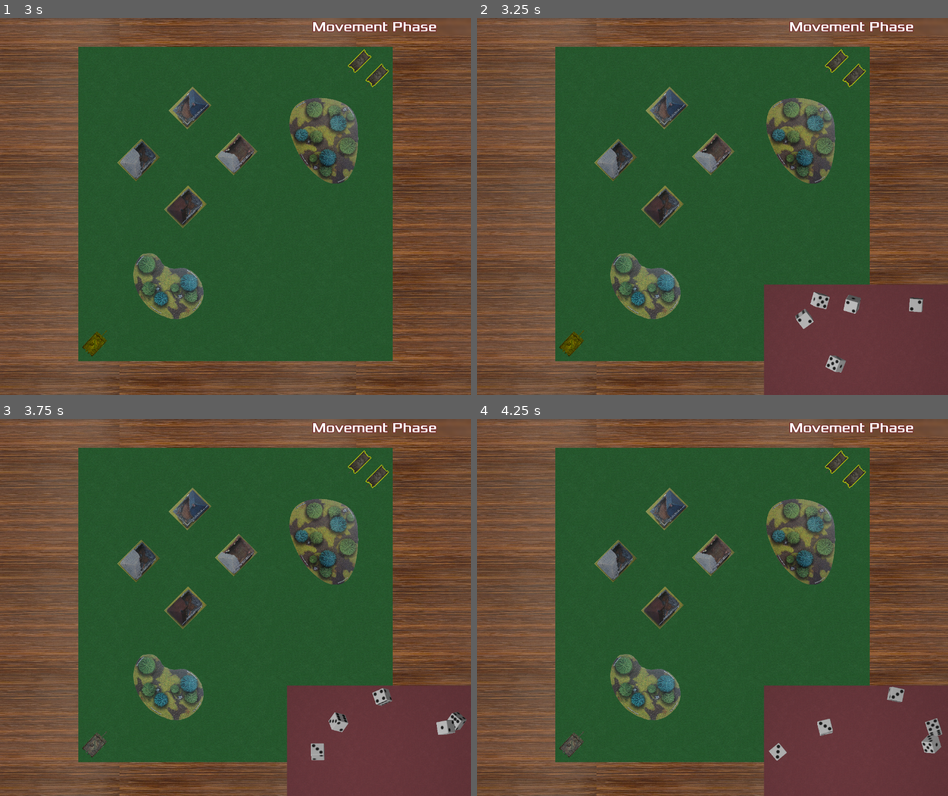
Above: before the commit, frames 1-4 (two rows, left to right).
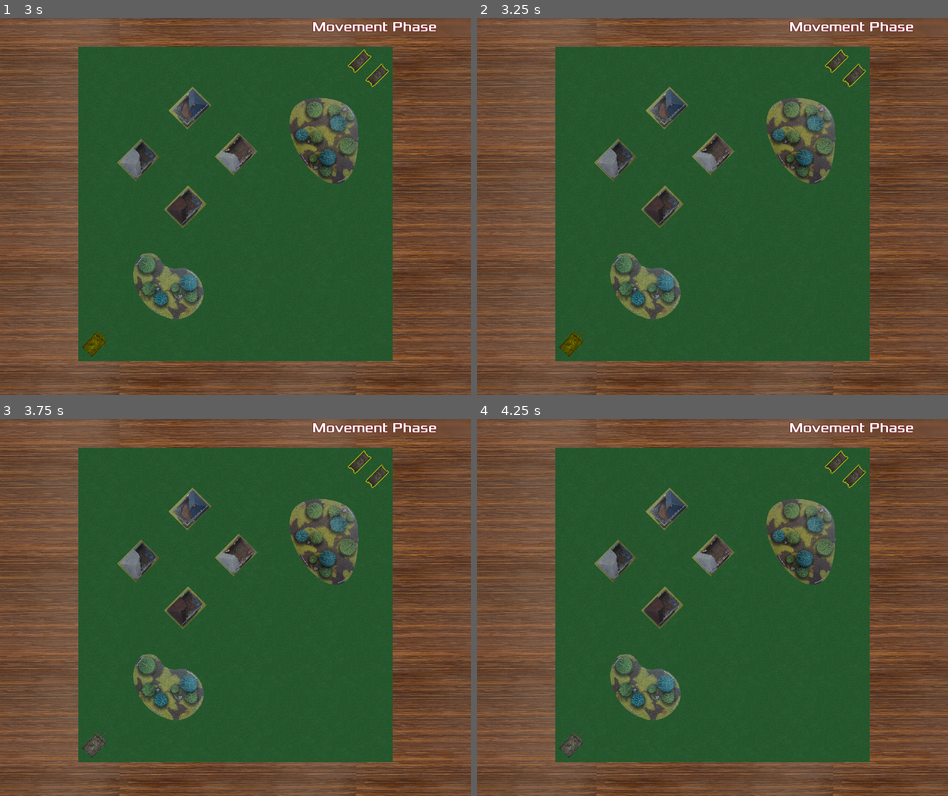
Above: after the commit, the same moments.

Repository: raulh39/Tanks2d
Game: Godot game, scene res://Scenes/Menu.tscn
Same seed, same stepped clock (60 frames per second), same inputs: the game is played once before the commit and once after it.
Inputs (mouse positions are in pixels of both pictures, inside the frame that each line leads up to):
- Up to frame 1 (3 s): click "New Game" at 0.5 s; tap Enter (ui_accept) at 1.25, 2, 2.75 s; drag from (357, 67) to (324, 142) at 1.27 s; drag from (376, 82) to (324, 142) at 2.02 s; move the mouse to (98, 345) at 2.77 s; hold Right (ui_right) from 2.78 s (still down); tap Mouse wheel up (cam_zoom_in) at 2.85 s; click (98, 345) at 2.92 s
- Up to frame 2 (3.25 s): keep holding Right (ui_right); tap R (roll) at 3.05 s
- Up to frame 3 (3.75 s): release Right (ui_right) at 3.5 s; drag from (211, 682) to (136, 562) at 3.52 s
- Up to frame 4 (4.25 s): no input

Frame 1 is identical in both runs. In frame 2, 8.1% of the frame differs, in the area x 60-100%, y 70-100%; in frame 3, 8.1%; in frame 4, 8.2%.

Commit message:
Make big refactoring: signals and logic

Diff:
--- a/Code/GUI.gd
+++ b/Code/GUI.gd
@@ -17,13 +17,15 @@
 		Phases.COMMAND:
 			_phase_label.text = "Command Phase"
 
-func update_shooting_tank_info(shooting_tank: Vehicle) -> void:
+func update_shooter_info(shooting_tank: Vehicle) -> void:
+
 	_container.update_shooting_info(shooting_tank)
 
-func show_info(target_tank: Vehicle)->void:
+func show_target_info(target_tank: Vehicle)->void:
 	_container.update_target_info(target_tank)
 	_container.visible = true
 
-func hide_info():
+# warning-ignore:unused_argument
+func hide_info(target_tank: Vehicle)->void:
 	_container.visible = false
 	rect_size.y = _min_y_rect_size
--- a/Code/Main.gd
+++ b/Code/Main.gd
@@ -1,10 +1,7 @@
 extends Node2D
 
 onready var _gui := $CanvasLayer/GUI
-
-var _shooting:=false #TODO: is this used?
-
-var _rolling := false
+onready var _tank_list := $TankList
 
 func _ready():
 	var _3d_viewport := $Viewport
@@ -16,34 +13,39 @@
 	_viewport_sprite.texture = _3d_viewport.get_texture()
 
 	while true:
+		yield(_move(), "completed")
+		yield(_shoot(), "completed")
+		yield(_command(), "completed")
+
+func _move() -> void:
 		$CanvasLayer/GUI.setPhase(Gui.Phases.MOVE)
-		yield($TankList.move_tanks(), "completed")
+		_tank_list.reset_tanks()
+		while _tank_list.more_to_act():
+			yield(_tank_list.select_and_move_one_tank(), "completed")
+
+func _shoot() -> void:
 		$CanvasLayer/GUI.setPhase(Gui.Phases.SHOOT)
-		_shooting = true
-		yield($TankList.shoot_with_tanks(), "completed")
-		_shooting = false
-		$CanvasLayer/GUI.setPhase(Gui.Phases.COMMAND)
-		yield($TankList.command_tanks(), "completed")
+		_tank_list.reset_tanks()
+		while _tank_list.more_to_act():
+			var st:Vehicle = yield(_tank_list.select_tank_to_shoot(), "completed")
+			_gui.update_shooter_info(st)
 
-func _on_TankList_vehicle_about_to_shoot(shooting_tank):
-	_gui.update_shooting_tank_info(shooting_tank)
+			Signals.connect("mouse_entered", _gui, "show_target_info")
+			Signals.connect("mouse_exited", _gui, "hide_info")
+			var tt:Vehicle = yield(_tank_list.select_target_tank(st), "completed")
+			Signals.disconnect("mouse_entered", _gui, "show_target_info")
+			Signals.disconnect("mouse_exited", _gui, "hide_info")
 
-func _on_TankList_mouse_entered_target_vehicle(target_tank: Vehicle)->void:
-	_gui.show_info(target_tank)
+			yield(_roll(5), "completed") #TODO: change that 5
+			yield(_roll(3), "completed") #TODO: change that 3
+			_gui.hide_info(tt)
 
-func _on_TankList_mouse_exited_target_vehicle(target_tank: Vehicle)->void:
-	_gui.hide_info()
+func _command() -> void:
+	$CanvasLayer/GUI.setPhase(Gui.Phases.COMMAND)
+	yield(_tank_list.command_tanks(), "completed")
 
-func _on_TankList_vehicle_shooted():
-	_gui.hide_info()
-
-func _input(event):
-	if not _rolling and event.is_action("roll"):
-		_rolling = true
-		$CanvasLayer/Container3D.visible = true
-		$Viewport/Roll.roll(5)
-
-
-func _on_Roll_rolled() -> void:
-		_rolling = false
-		$CanvasLayer/Container3D.visible = false
+func _roll(dice_number: int) -> void:
+	$CanvasLayer/Container3D.visible = true
+	$Viewport/Roll.roll(dice_number)
+	yield($Viewport/Roll, "rolled")
+	$CanvasLayer/Container3D.visible = false
--- /dev/null
+++ b/Code/Signals.gd
@@ -0,0 +1,10 @@
+extends Node
+
+# warning-ignore:unused_signal
+signal mouse_entered(vehicle) #Fired when the mouse enters a Vehicle
+
+# warning-ignore:unused_signal
+signal mouse_exited(vehicle) #Fired when the mouse exits a Vehicle
+
+# warning-ignore:unused_signal
+signal vehicle_selected(vehicle) #Fired when LeftMouseButton is clicked over a vehicle
--- a/Code/TankList.gd
+++ b/Code/TankList.gd
@@ -1,16 +1,4 @@
 extends Node2D
-
-signal vehicle_selected(tank)
-signal vehicle_about_to_shoot(shooting_tank)
-signal vehicle_shooted
-signal mouse_entered_target_vehicle(vehicle)
-signal mouse_exited_target_vehicle(vehicle)
-
-func _ready():
-	for i in get_children():
-		if i is Vehicle:
-			var v := (i as Vehicle)
-			v.connect("vehicle_selected", self, "_vehicle_selected")
 
 #------------------
 # Tanks come into play in initiative order. In the movement phase they go from
@@ -25,25 +13,28 @@
 static func gt(x:int , y: int) -> bool:
     return x > y
 
+
 #-----------------------------------------
-# Tanks movement
+# Functions that handle has_acted
 #-----------------------------------------
-func move_tanks() -> void:
-	_reset_acted()
-	while _more_to_act():
-		var tank:Vehicle = yield(_select_tank_by_initiative(funcref(self, "lt")), "completed")
-		yield(tank.move_tank(), "completed")
-		tank.has_acted = true
-
-func _reset_acted()->void:
+func reset_tanks()->void:
 	for i in get_children():
 		(i as Vehicle).has_acted = false
 
-func _more_to_act() -> bool:
+func more_to_act() -> bool:
 	for i in get_children():
 		if not (i as Vehicle).has_acted:
 			return true
 	return false
+
+#-----------------------------------------
+# Tanks movement
+#-----------------------------------------
+func select_and_move_one_tank() -> void:
+	var tank:Vehicle = yield(_select_tank_by_initiative(funcref(self, "lt")), "completed")
+	yield(tank.move_tank(), "completed")
+	tank.has_acted = true
+
 
 #----------------
 # Tanks are selected in initiative order. If only one has the greatest (or
@@ -86,7 +77,7 @@
 func _select(tanks_allowed_to_act: Array)->void:
 	for i in tanks_allowed_to_act:
 		(i as Vehicle).set_selectable(true)
-	var vehicle = yield(self, "vehicle_selected")
+	var vehicle = yield(Signals, "vehicle_selected")
 	for i in tanks_allowed_to_act:
 		(i as Vehicle).set_selectable(false)
 	return vehicle
@@ -98,30 +89,27 @@
 #-----------------------------------------
 # Tanks shooting
 #-----------------------------------------
-func shoot_with_tanks() -> void:
-	_reset_acted()
-	while _more_to_act():
-		var shooting_tank:Vehicle = yield(_select_tank_by_initiative(funcref(self, "gt")), "completed")
-		shooting_tank.set_shooting(true)
-		emit_signal("vehicle_about_to_shoot", shooting_tank)
-		var target_tank:Vehicle = yield(_select_target_tank(shooting_tank), "completed")
-		shooting_tank.set_shooting(false)
-		yield(shooting_tank.shoot_tank(target_tank), "completed")
-		shooting_tank.has_acted = true
+func select_tank_to_shoot() -> Vehicle:
+	var shooting_tank:Vehicle = yield(_select_tank_by_initiative(funcref(self, "gt")), "completed")
+	shooting_tank.set_shooting(true)
+	shooting_tank.has_acted = true
+	return shooting_tank
 
 #Needed to handle input "ui_cancel"
 var _waiting_to_select_target: bool
 
 func _input(event: InputEvent)->void:
 	if _waiting_to_select_target and event.is_action_released("ui_cancel"):
-		emit_signal("vehicle_selected", null)
+		Signals.emit_signal("vehicle_selected", null)
 
-func _select_target_tank(shooting_tank:Vehicle) -> Vehicle:
+func select_target_tank(shooting_tank:Vehicle) -> Vehicle:
 	_set_targetable_tanks(shooting_tank, true)
 	_waiting_to_select_target = true
-	var vehicle = yield(self, "vehicle_selected")
+	var vehicle = yield(Signals, "vehicle_selected")
 	_waiting_to_select_target = false
 	_set_targetable_tanks(shooting_tank, false)
+	shooting_tank.set_shooting(false)
+	shooting_tank.clean_vision_artifacts()
 	return vehicle
 
 func _set_targetable_tanks(shooting_tank:Vehicle, set:bool) -> void:
--- a/Code/Vehicle.gd
+++ b/Code/Vehicle.gd
@@ -47,20 +47,18 @@
 
 onready var hull = $Hull
 
-signal vehicle_selected(vehicle)
-
 #-------------------------------------------
 # Mouse in/out functions
 #-------------------------------------------
 func _on_Vehicle_mouse_entered():
 	($Hull as CanvasItem).modulate = Color.yellow
 	if _can_be_selected_as_a_target:
-		get_parent().emit_signal("mouse_entered_target_vehicle", self)
+		Signals.emit_signal("mouse_entered", self)
 
 func _on_Vehicle_mouse_exited():
 	($Hull as CanvasItem).modulate = Color.white
 	if _can_be_selected_as_a_target:
-		get_parent().emit_signal("mouse_exited_target_vehicle", self)
+		Signals.emit_signal("mouse_exited", self)
 
 #-------------------------------------------
 # Functions dealing with tank state (selecting, targeting and shooting)
@@ -217,7 +215,7 @@
 	if is_in_cover:
 		target_cross.modulate = Color(1,0,0)
 
-func _clean_vision_artifacts() -> void:
+func clean_vision_artifacts() -> void:
 	for i in $VisionArtifacts.get_children():
 		$VisionArtifacts.remove_child(i)
 		i.queue_free()
@@ -235,17 +233,6 @@
 	a.queue_free()
 
 #-------------------------------------------
-# Shoot
-#-------------------------------------------
-func shoot_tank(target_tank: Vehicle):
-	var time_out := 1.0
-	if not target_tank:
-		time_out = 0.05
-	yield(get_tree().create_timer(time_out), "timeout")
-	_clean_vision_artifacts()
-	get_parent().emit_signal("vehicle_shooted")
-
-#-------------------------------------------
 # Command
 #-------------------------------------------
 func command_tank():
@@ -285,7 +272,7 @@
 		return
 	var evt : InputEventMouseButton = (event as InputEventMouseButton)
 	if evt.button_index == BUTTON_LEFT and not evt.pressed:
-		emit_signal("vehicle_selected", self)
+		Signals.emit_signal("vehicle_selected", self)
 
 #-------------------------------------------
 # Handling of overlapping (used by Arrow.gd)
--- a/Scenes/GUI.tscn
+++ b/Scenes/GUI.tscn
@@ -7,7 +7,6 @@
 [ext_resource path="res://Fonts/MediumFont.tres" type="DynamicFont" id=5]
 [ext_resource path="res://Fonts/SmallFont.tres" type="DynamicFont" id=6]
 
-
 [sub_resource type="Shader" id=1]
 code = "shader_type canvas_item;
 
--- a/Scenes/Main.tscn
+++ b/Scenes/Main.tscn
@@ -66,8 +66,4 @@
 render_target_v_flip = true
 
 [node name="Roll" parent="Viewport" instance=ExtResource( 9 )]
-[connection signal="mouse_entered_target_vehicle" from="TankList" to="." method="_on_TankList_mouse_entered_target_vehicle"]
-[connection signal="mouse_exited_target_vehicle" from="TankList" to="." method="_on_TankList_mouse_exited_target_vehicle"]
-[connection signal="vehicle_about_to_shoot" from="TankList" to="." method="_on_TankList_vehicle_about_to_shoot"]
-[connection signal="vehicle_shooted" from="TankList" to="." method="_on_TankList_vehicle_shooted"]
 [connection signal="rolled" from="Viewport/Roll" to="." method="_on_Roll_rolled"]
--- a/Scenes/Roll/Roll.tscn
+++ b/Scenes/Roll/Roll.tscn
@@ -9,8 +9,9 @@
 var _dices_rolling:= 0
 var _dices:=[]
 
-signal rolled
+signal rolled(results)
 
+# warning-ignore:unused_argument
 func dice_sleeping_state_changed(dice: Dice, d:int)->void:
 	if dice.sleeping:
 		_dices_rolling -= 1
@@ -23,8 +24,7 @@
 		remove_child(dice)
 		dice.queue_free()
 	_dices = []
-	print(results)
-	emit_signal(\"rolled\")
+	emit_signal(\"rolled\", results)
 
 
 func roll(number_of_dices: int) -> void:
--- a/project.godot
+++ b/project.godot
@@ -47,6 +47,10 @@
 config/name="Tanks2d"
 run/main_scene="res://Scenes/Menu.tscn"
 config/icon="res://Assets/icon.png"
+
+[autoload]
+
+Signals="*res://Code/Signals.gd"
 
 [debug]
 
